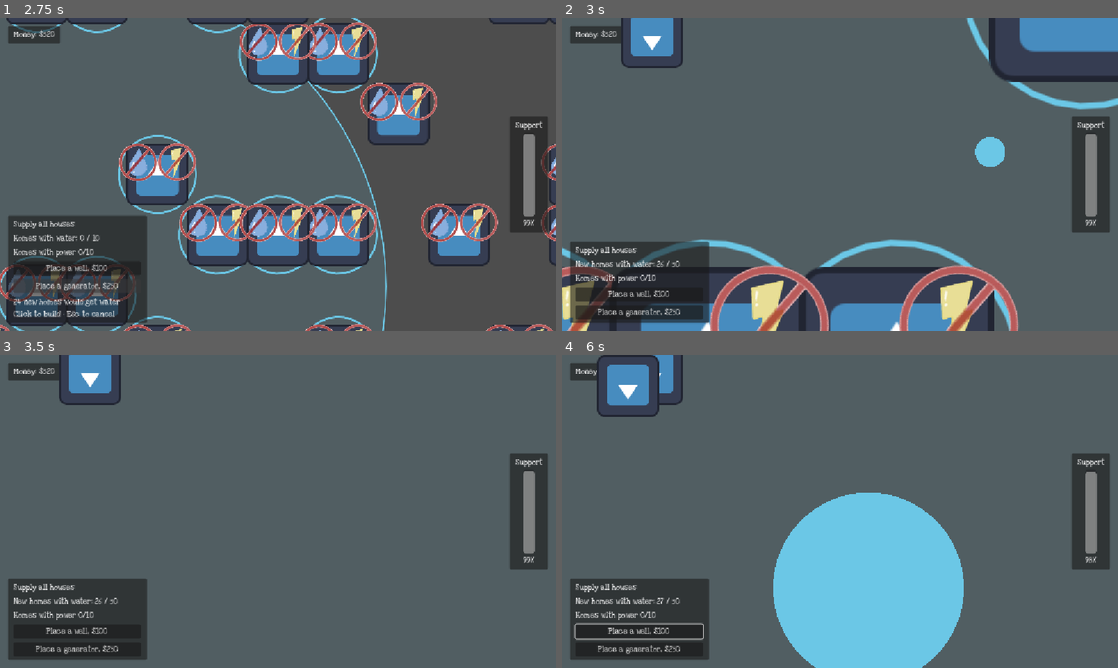
Above: before the commit, frames 1-4 (two rows, left to right).
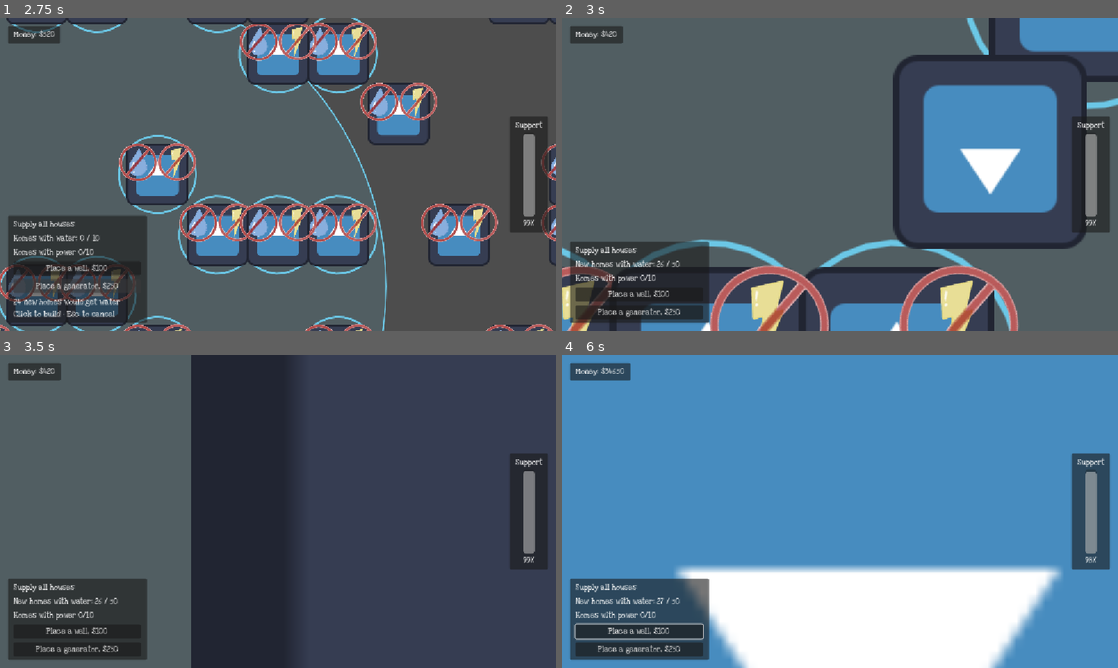
Above: after the commit, the same moments.

Repository: vini-44/cascadia-bounce-back
Game: Godot game, scene res://scenes/main_menu.tscn
Same seed, same stepped clock (60 frames per second), same inputs: the game is played once before the commit and once after it. The engine's default icon, where the game draws it, is replaced by a stand-in: a white triangle on a blue panel in a dark square.
Inputs (mouse positions are in pixels of both pictures, inside the frame that each line leads up to):
- Up to frame 1 (2.75 s): click "PLAY" at 0.5 s; click "Place a well, $100" at 1.25 s; click "Place a generator, $250" at 2 s
- Up to frame 2 (3 s): tap Enter at 2.75 s; move the mouse to (962, 158) at 2.77 s; hold Right (ui_right) from 2.78 s (still down); hold Q (Zoom in) from 2.78 s (still down); click (962, 158) at 2.92 s
- Up to frame 3 (3.5 s): keep holding Right (ui_right); keep holding Q (Zoom in)
- Up to frame 4 (6 s): move the mouse to (728, 527) at 3.52 s; release Right (ui_right) at 3.53 s; release Q (Zoom in) at 3.53 s; hold Down (ui_down) 3.53-4.28 s; tap E (Zoom out) at 3.6 s; tap Space at 4.25 s; move the mouse to (895, 442) at 4.27 s; hold Right (ui_right) 4.28-5.03 s; hold B (place_well) 4.28-5.03 s; tap Enter at 5 s; move the mouse to (812, 574) at 5.02 s; hold Up (ui_up) 5.03-5.78 s; tap Q (Zoom in) at 5.1 s; click (812, 574) at 5.17 s; move the mouse to (1006, 558) at 5.77 s; hold Left (ui_left) from 5.78 s (still down); hold E (Zoom out) from 5.78 s (still down)

Frame 1 is identical in both runs. In frame 2, 21% of the frame differs, in the area x 7-95%, y 0-74%; in frame 3, 65%; in frame 4, 96%, in the area x 0-100%, y 0-100%.

Commit message:
fix well placement and deduct the $100 cost

Diff:
--- a/scenes/build_well.gd
+++ b/scenes/build_well.gd
@@ -71,9 +71,9 @@
 	if newly_served.is_empty() or owner.get_meta("money") < WELL_COST:
 		return
 	var well := WELL_TEMPLATE.instantiate() as Node2D
-	add_child(well)
+	owner.add_child(well)
 	well.global_position = at
-	set_meta("money", owner.get_meta("money") - WELL_COST)
+	owner.set_meta("money", owner.get_meta("money") - WELL_COST)
 	_connect_houses(newly_served)
 	connected_homes += newly_served.size()
 	hud.show_progress(connected_homes, WATER_GOAL)
